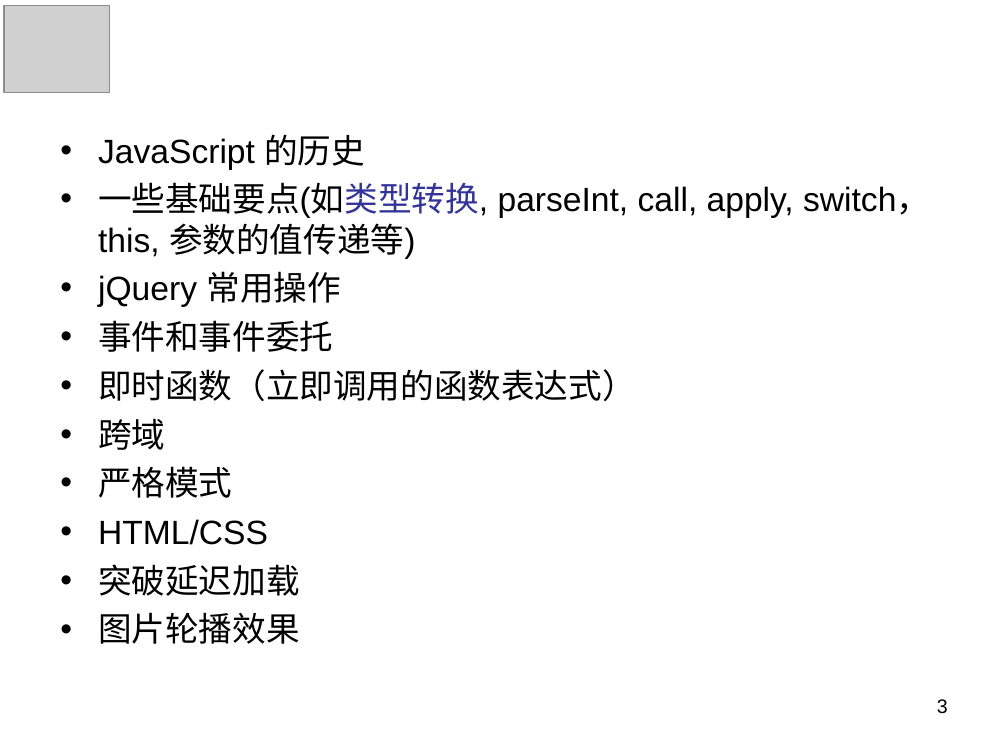
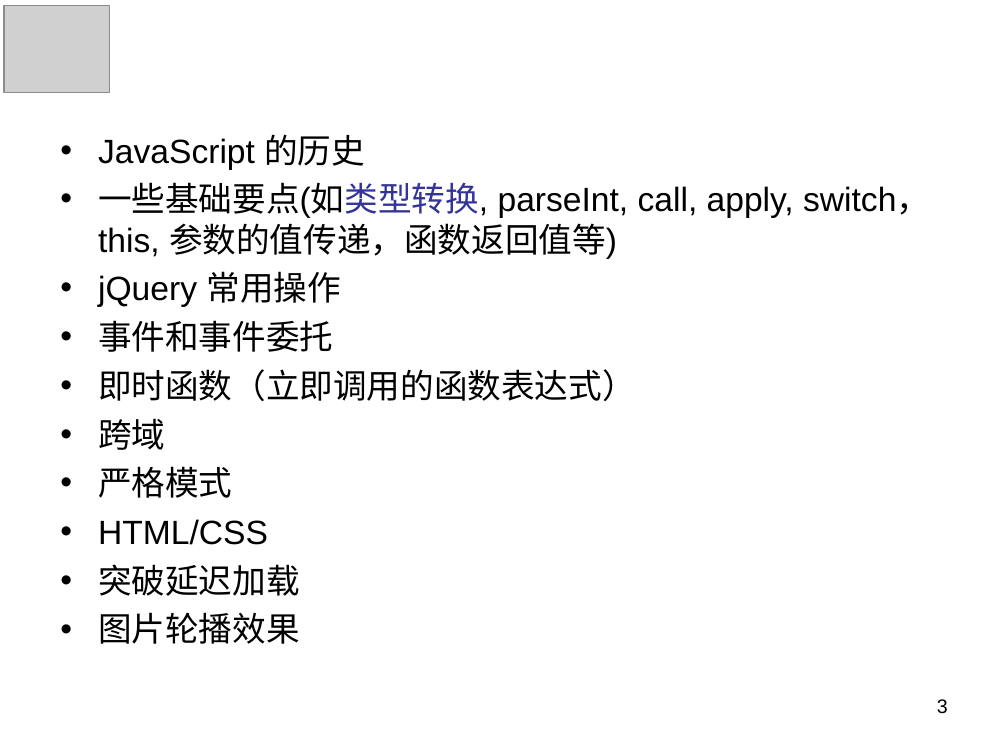
Before and after one commit to panxuepeng/javascript, a slide deck: slide 3 of ppt/第一天课程.ppt. Drawn at 1008x756 pixels with LibreOffice and Linux fonts; fonts in the diff are those of the drawing; grey boxes stand for pictures. Boxes give left, top, right and bottom in pixels: in the first picture for what was removed or moved away, otherwise in the second. Text is boxed around its words. In the diff, an @@ line names an element or a change of style, - is before the commit and + after.

```diff
--- a/ppt/第一天课程.ppt
+++ b/ppt/第一天课程.ppt
@@ text at (98, 182, 930, 259): text changed @@
-• 一些基础要点(如类型转换, parseInt, call, apply, switch，this, 参数的值传递等)
+• 一些基础要点(如类型转换, parseInt, call, apply, switch，this, 参数的值传递，函数返回值等)
```
Also in this commit, not shown: 1 slide added, 17 other files.
